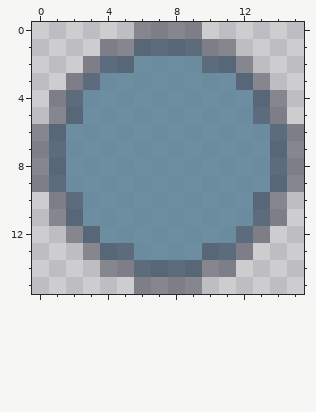
Two states of a pixel-art file, sprites/blue_chip_hint.aseprite. Above: the version before the commit.
16x16 pixels, 1 frame.
The same view after the edit:
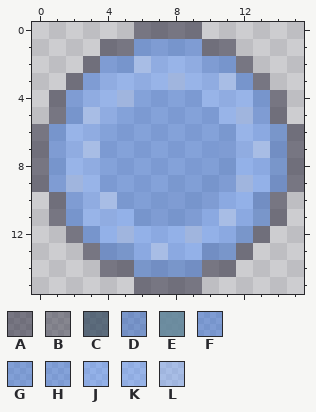
Palette (. is transparent): A #22203480  B #36364678  C #31465bb8  D #265fc480  E #5c8298d9  F #316cd580  G #3672db80  H #3b77e180  J #5995ff80  K #639bff80  L #83adf980
The edit:
Changed rows in their new state; - is an unchanged pixel.
first column x 0:
 0 ------AAAA------
 1 ----AAFFFFAA----
 2 ---AFFLKKKFFA---
 3 --AFKKKKLKKLFA--
 4 -AFKKLHHHHKKKFA-
 5 -AFLKHHHHHHKLFA-
 6 AFKKHHHHHHHGKJDA
 7 AFKLHHHHHHHFKLDA
 8 AFKKHHHHHHGFJJDA
 9 AFLKHHHHGGFFLJDA
10 -AFKLGGGFFFJJDA-
11 -AFKKJFFFFJLJDA-
12 --AFJLJJJLJJDA--
13 ---ADDJLJJDDA---
14 ----AADDDDAA----
15 ------AAAA------
